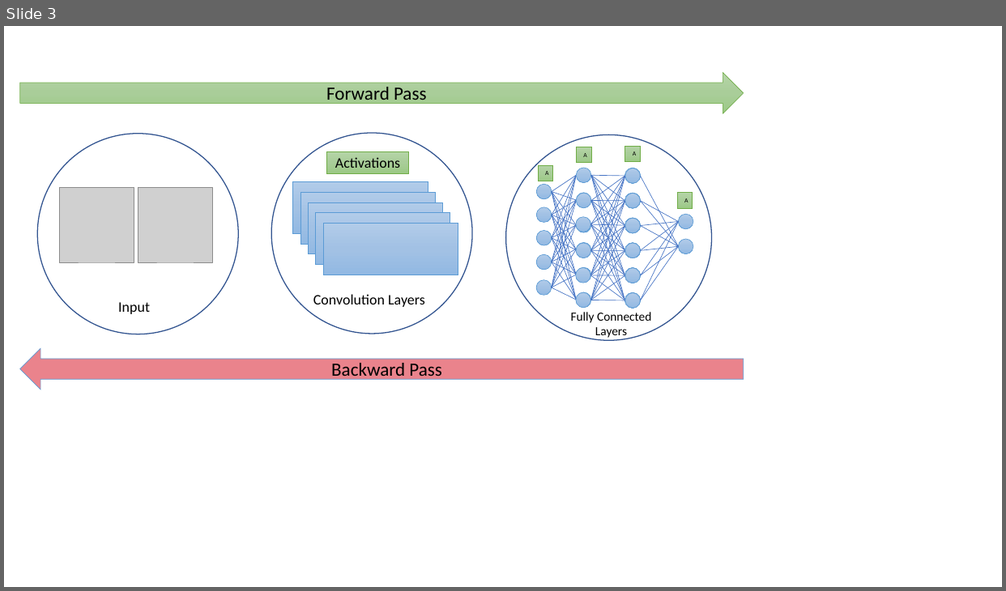
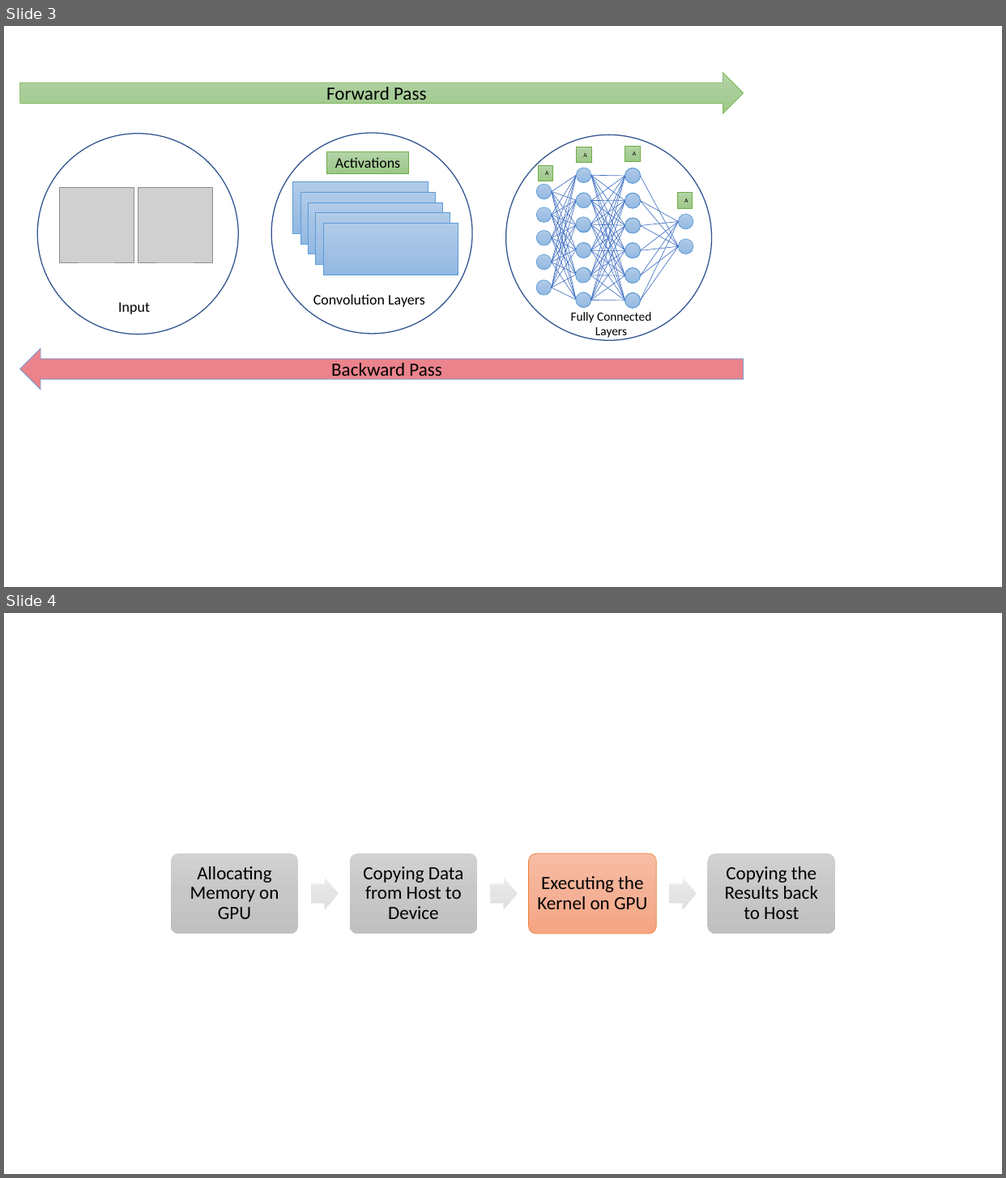
Before and after one commit to Tabrizian/msc-thesis, a slide deck: figs/figures.pptx. Shown one above the other, each under a label of ours: slide 3 before the commit, slides 3 and 4 after it. The pictures are 1006x591 and 1006x1178 pixels, drawn with LibreOffice and Linux fonts; fonts in the diff are those of the drawing; grey boxes stand for pictures. Boxes give left, top, right and bottom in pixels: in the first picture for what was removed or moved away, otherwise in the second. Text is boxed around its words. In the diff, an @@ line names an element or a change of style, - is before the commit and + after.

```diff
--- a/figs/figures.pptx
+++ b/figs/figures.pptx
@@ slide 4 added at <box>4,613,1002,1174</box>, background #FFFFFF @@
@@ group added at <box>171,854,836,934</box>: 4 rounded rectangles, 4 texts, 3 right arrows @@
+Allocating Memory on GPU
+Copying Data from Host to Device
+Executing the Kernel on GPU
+Copying the Results back to Host
```
Also in this commit, not shown: 1 slide changed, 1 other slide added, 6 other files.
